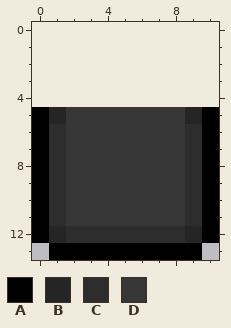
Pixel-art sprite -- img/hud/btnDown.png. Above: the version before the commit.
The file is 55x45 pixels, drawn in blocks of 5x5; one block is one cell here. The old version is drawn lined up with the new one, on the new canvas.
Palette (. is transparent): A #000000  B #252525  C #2d2d2d  D #363636
Pixels before, first column x 0:
 5 ABDDDDDDDBA
 6 ACDDDDDDDCA
 7 ACDDDDDDDCA
 8 ACDDDDDDDCA
 9 ACDDDDDDDCA
10 ACDDDDDDDCA
11 ACDDDDDDDCA
12 ABCCCCCCCBA
13 .AAAAAAAAA.
New version:
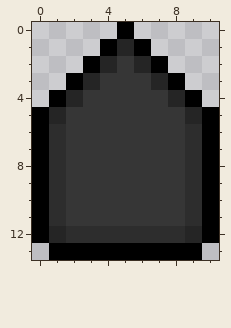
What changed:
canvas 11x9 -> 11x14, the old top-left corner now at 0,5
Changed rows in their new state; - is an unchanged pixel.
first column x 1:
 0 ----A----
 1 ---ABA---
 2 --ABDBA--
 3 -ABDDDBA-
 4 ABDDDDDBA
